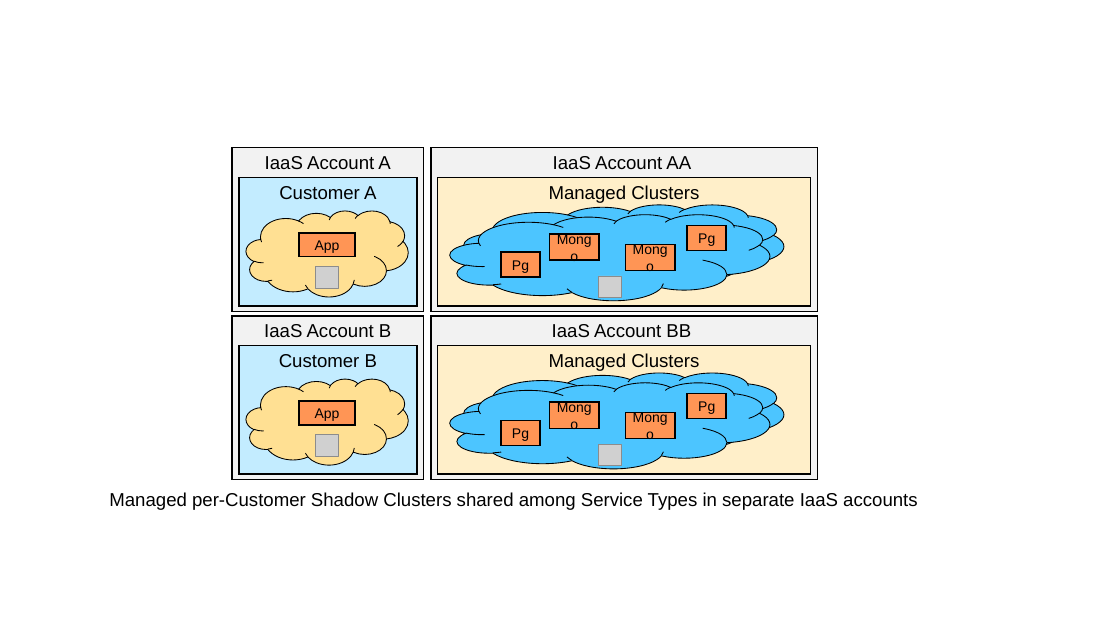
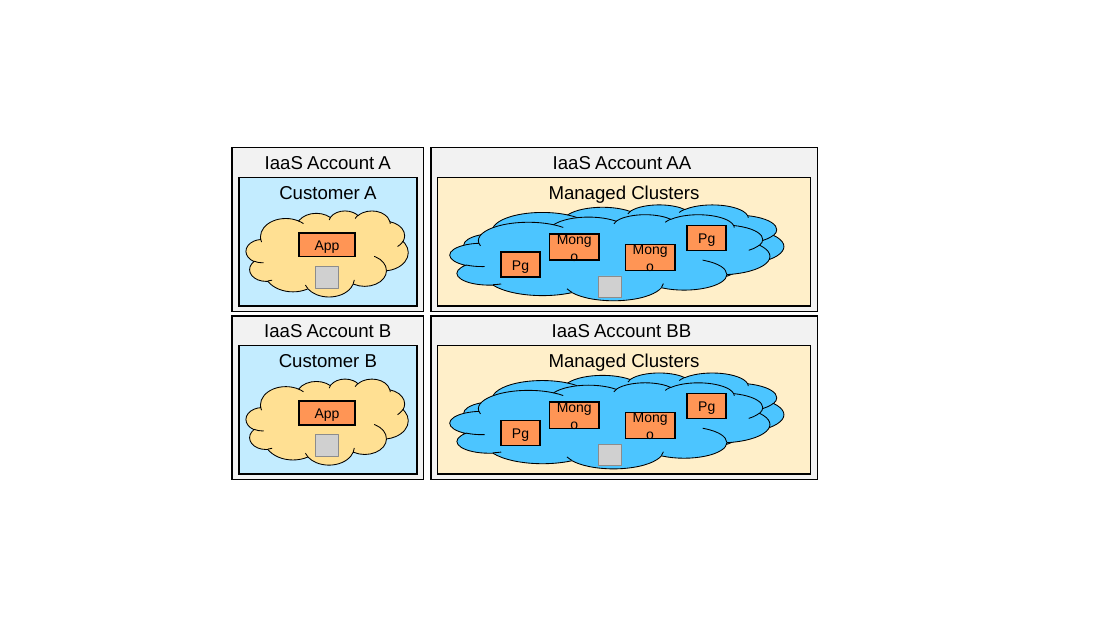
Before and after one commit to cloudfoundry/service-fabrik-broker, a slide deck: slide 27 of interoperator/docs/architecture/diagrams.pptx. Drawn at 1120x630 pixels with LibreOffice and Linux fonts; fonts in the diff are those of the drawing; grey boxes stand for pictures. Boxes give left, top, right and bottom in pixels: in the first picture for what was removed or moved away, otherwise in the second. Text is boxed around its words. In the diff, an @@ line names an element or a change of style, - is before the commit and + after.

```diff
--- a/interoperator/docs/architecture/diagrams.pptx
+++ b/interoperator/docs/architecture/diagrams.pptx
@@ text removed at bbox=[109, 492, 918, 510] @@
-Managed per-Customer Shadow Clusters shared among Service Types in separate IaaS accounts
```
Also in this commit, not shown: 4 other slides changed, 8 other files.
